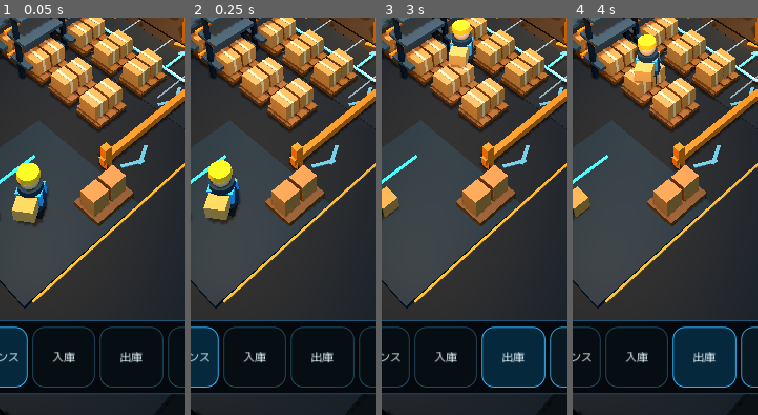
Above: before the commit, frames 1-4 (left to right).
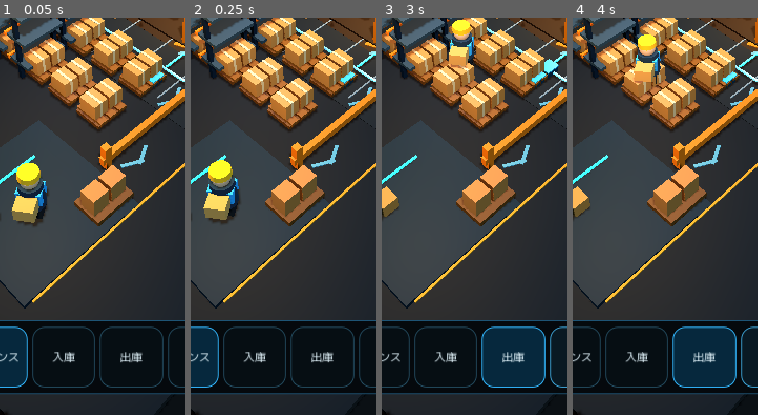
Above: after the commit, the same moments.

Repository: 48wr9f4wgp-lab/Logistics-Boss
Game: Godot game, scene res://scenes/main.tscn
Same seed, same stepped clock (60 frames per second), same inputs: the game is played once before the commit and once after it.
Inputs:
- Up to frame 1 (0.05 s): no input
- Up to frame 2 (0.25 s): no input
- Up to frame 3 (3 s): click "バランス" at 0.5 s; click "入庫" at 1.25 s; click "出庫" at 2 s; click "1×" at 2.75 s
- Up to frame 4 (4 s): click "2×" at 3.5 s
The pictures show only the part of the screen within x 14-64%, y 50-100%; the shares and areas given below are measured in that part.

The runs differ from the first frame. In frame 1, 0.1% of the frame differs, in the area x 80-90%, y 13-18%; in frame 2, 0.1%; in frame 3, 0.4%, in the area x 80-96%, y 10-18%; in frame 4, 0.1%.

Commit message:
Wire queue pressure visuals into runtime

Diff:
--- a/godot/main.gd
+++ b/godot/main.gd
@@ -4,6 +4,7 @@
 const WarehouseViewScript = preload("res://view/warehouse_view_mobile.gd")
 const WarehouseVisualPass2Script = preload("res://view/visual_pass_2.gd")
 const WarehouseVisualPass3Script = preload("res://view/visual_pass_3.gd")
+const WarehouseQueuePressureViewScript = preload("res://view/queue_pressure_view.gd")
 const WarehouseVisualCompositionFixScript = preload("res://view/visual_composition_fix.gd")
 const ForkliftAutomationViewScript = preload("res://view/forklift_automation_view.gd")
 const Rank2FacilityViewScript = preload("res://view/rank2_facility_view.gd")
@@ -62,6 +63,12 @@
     view.add_child(visual_pass_3)
     visual_pass_3.bind(view, hud)
 
+    # Queue pressure is presentation-only: it mirrors authoritative packing/open-order
+    # counts as capped physical density so congestion can be read directly in 3D.
+    var queue_pressure: WarehouseQueuePressureView = WarehouseQueuePressureViewScript.new()
+    view.add_child(queue_pressure)
+    queue_pressure.bind(view, sim)
+
     var composition_fix: WarehouseVisualCompositionFix = WarehouseVisualCompositionFixScript.new()
     view.add_child(composition_fix)
     composition_fix.bind(view)
